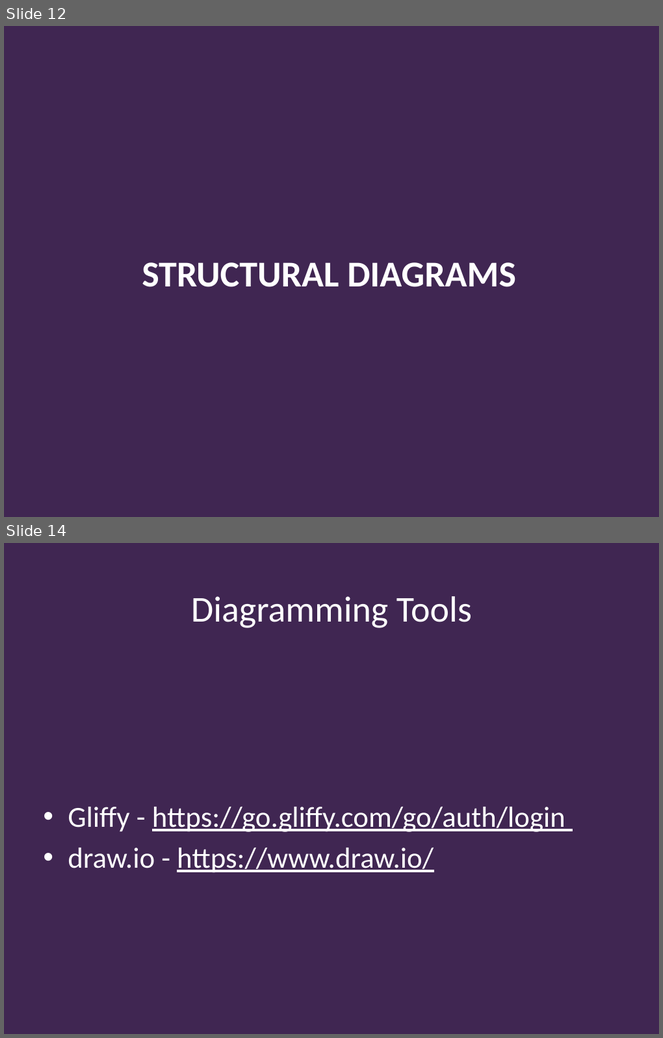
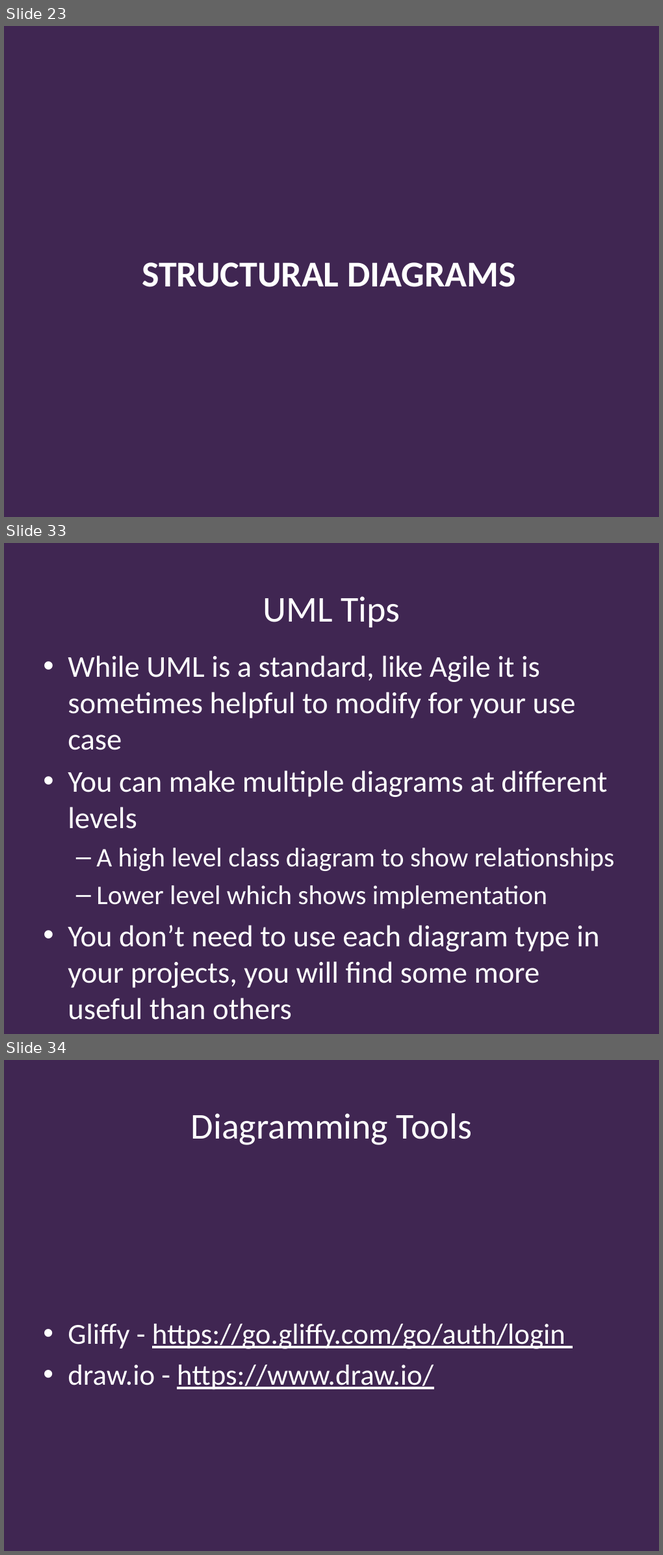
Before and after one commit to Falmouth-Games-Academy/bsc-course-materials, a slide deck: COMP140/04/2019-20-COMP140-04-lecture.pptx. Shown one above the other, each under a label of ours: slides 12 and 14 before the commit, slides 23, 33 and 34 after it; the slides between them are not shown. The pictures are 663x1038 and 663x1555 pixels, drawn with LibreOffice and Linux fonts; fonts in the diff are those of the drawing; background and template pictures are left out. Boxes give left, top, right and bottom in pixels: in the first picture for what was removed or moved away, otherwise in the second. Text is boxed around its words. In the diff, an @@ line names an element or a change of style, - is before the commit and + after.

```diff
--- a/COMP140/04/2019-20-COMP140-04-lecture.pptx
+++ b/COMP140/04/2019-20-COMP140-04-lecture.pptx
@@ slide 33 added at bbox=[4, 543, 659, 1034], background #402652 @@
@@ title added at bbox=[263, 596, 400, 627], 40 pt, text #FFFFFF @@
+UML Tips
@@ text added at bbox=[68, 655, 614, 1020], 33.3 pt, text #FFFFFF @@
+• While UML is a standard, like Agile it is sometimes helpful to modify for your use case
+• You can make multiple diagrams at different levels
+  – A high level class diagram to show relationships
+  – Lower level which shows implementation
+• You don’t need to use each diagram type in your projects, you will find some more useful than others
@@ what was slide 12 is now slide 23 @@
@@ what was slide 14 is now slide 34 @@
```
Also in this commit, not shown: 8 slides changed, 19 other slides added, 14 other files.
